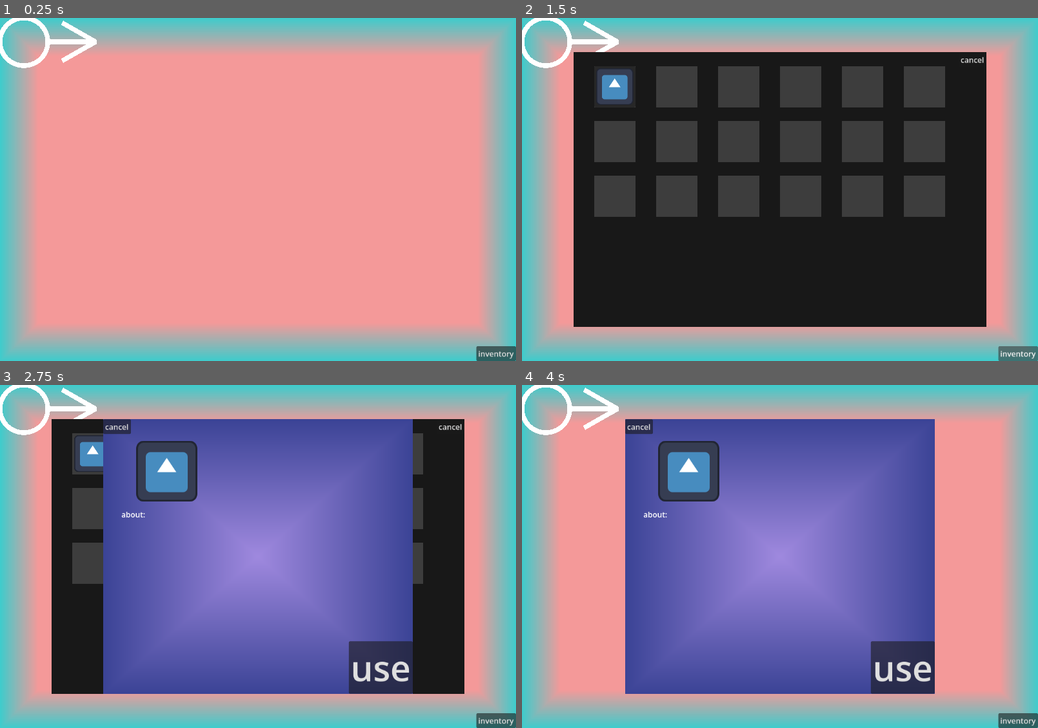
Above: before the commit, frames 1-4 (two rows, left to right).
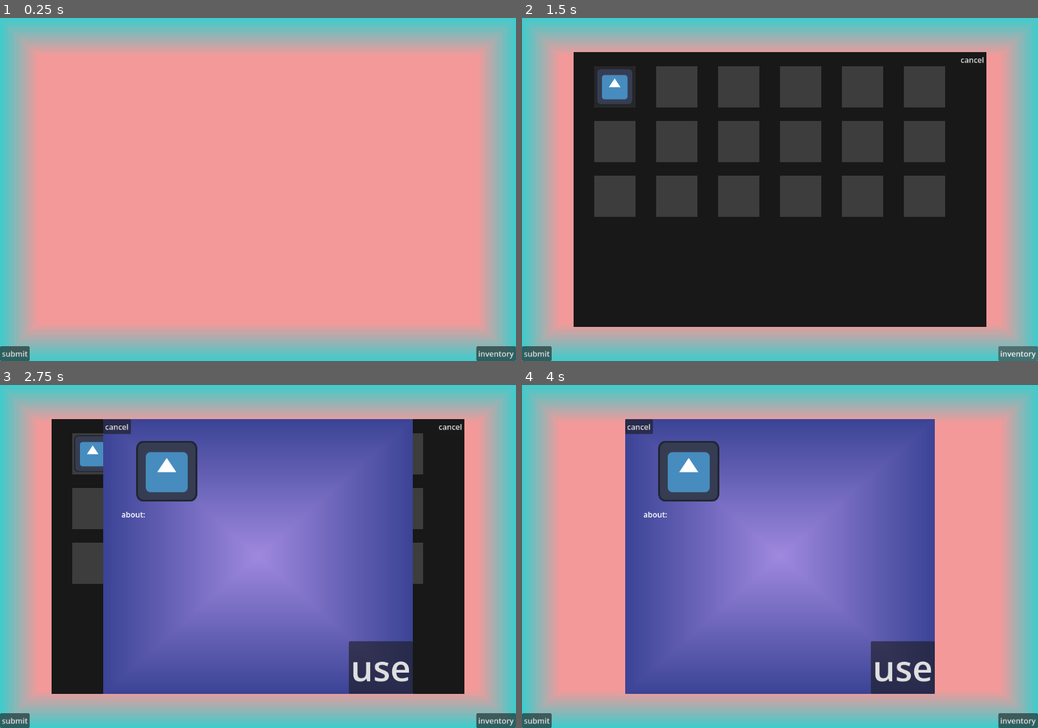
Above: after the commit, the same moments.

Repository: smkillerz777-star/Magia-Infinita
Game: Godot game, scene res://main_game.tscn
The game is run twice, just before and just after one commit, with the same random seed, the same clock (stepped at 60 frames per second) and the same inputs. The engine's default icon, where the game draws it, is replaced by a stand-in: a white triangle on a blue panel in a dark square.
Inputs (mouse positions are in pixels of both pictures, inside the frame that each line leads up to):
- Up to frame 1 (0.25 s): no input
- Up to frame 2 (1.5 s): click (537, 354) at 0.5 s, where only the run after the commit has a clickable "submit"; click "inventory" at 1.25 s
- Up to frame 3 (2.75 s): click (92, 453) at 2 s
- Up to frame 4 (4 s): click "use" at 2.75 s; click "cancel" at 3.5 s

The runs differ from the first frame. In frame 1, 0.9% of the frame differs, in the area x 0-19%, y 0-100%; in frame 2, 0.9%; in frame 3, 0.9%; in frame 4, 0.9%.
Error after the commit: Out of bounds get index '0' (on base: 'Array[Point]') (res://recognizer.gd:44)

Commit message:
fixed various errors in recogniszer class
added a button submit that uses the recognizer to recognize which sign is the drawn lines. Fixed various typos in recognizer and also various logical errors now it runs fine

Diff:
--- a/magia-infinita/main_game.gd
+++ b/magia-infinita/main_game.gd
@@ -2,37 +2,38 @@
 var i = 0
 var completed = 0
 var first = true
-func _ready() -> void:
-	draw_template(Symbols.direction_sign)
+#func _ready() -> void:
+	#draw_template(Symbols.direction_sign)
 func _process(_delta):
-	if(Input.is_action_just_pressed("draw")):
-		$lines.add_child(customLine2D.new())
-	elif(Input.is_action_pressed("draw")):
-		$lines.get_child(i).add_point((get_global_mouse_position()))
-		if(is_complete($lines.get_child(i)) and $lines.get_child(i).points.size()>50 and not is_dot($lines.get_child(i))):
-			$lines.get_child(i).category = get_category($lines.get_child(i))
-			create_new($lines.get_child(i))
+	if(get_global_mouse_position().y<670):
+		if(Input.is_action_just_pressed("draw")):
 			$lines.add_child(customLine2D.new())
-		elif($lines.get_child(i).points.size()>40 and line_size($lines.get_child(i))>30):
-			if($lines.get_child(i).category == "default"):
+		elif(Input.is_action_pressed("draw")):
+			$lines.get_child(i).add_point((get_global_mouse_position()))
+			if(is_complete($lines.get_child(i)) and $lines.get_child(i).points.size()>50 and not is_dot($lines.get_child(i))):
 				$lines.get_child(i).category = get_category($lines.get_child(i))
+				create_new($lines.get_child(i))
+				$lines.add_child(customLine2D.new())
+			elif($lines.get_child(i).points.size()>40 and line_size($lines.get_child(i))>30):
+				if($lines.get_child(i).category == "default"):
+					$lines.get_child(i).category = get_category($lines.get_child(i))
+				else:
+					if(get_category($lines.get_child(i))=="circle" and $lines.get_child(i).category=="partial circle"):
+						$lines.get_child(i).category="circle"
+					elif((get_category($lines.get_child(i)) != $lines.get_child(i).category)):
+						create_new($lines.get_child(i))
+						$lines.add_child(customLine2D.new())
+
+		elif(Input.is_action_just_released("draw")):
+			var line = $lines.get_child(i)
+			if($lines.get_child(i).points.size()<30):
+				$lines.get_child(i).queue_free()
+			elif(is_dot(line)):
+				line.category = "dot"
+				create_new(line)
 			else:
-				if(get_category($lines.get_child(i))=="circle" and $lines.get_child(i).category=="partial circle"):
-					$lines.get_child(i).category="circle"
-				elif((get_category($lines.get_child(i)) != $lines.get_child(i).category)):
-					create_new($lines.get_child(i))
-					$lines.add_child(customLine2D.new())
-
-	elif(Input.is_action_just_released("draw")):
-		var line = $lines.get_child(i)
-		if($lines.get_child(i).points.size()<30):
-			$lines.get_child(i).queue_free()
-		elif(is_dot(line)):
-			line.category = "dot"
-			create_new(line)
-		else:
-			line.category = get_category(line)
-			create_new(line)
+				line.category = get_category(line)
+				create_new(line)
 
 func is_complete(line):
 	if(line.points[0].distance_to(line.points[line.points.size()-1])<5):
@@ -283,3 +284,17 @@
 	new_line = translate_to(new_line)
 	$lines.add_child(new_line)
 	i+=1
+
+
+func _on_submit_pressed() -> void:
+	var points : Array[Point] = []
+	print($lines.get_child_count())
+	for k in range(0,$lines.get_child_count()):
+		if($lines.get_child(k).is_queued_for_deletion()):
+			continue
+		else:
+			print($lines.get_child(k).name)
+			for point in $lines.get_child(k).points:
+				points.append(Point.new(point.x,point.y,k))
+	var templates = [Symbols.direction_sign]
+	print(Recognizer.p_recognizer(points,templates))
--- a/magia-infinita/main_game.tscn
+++ b/magia-infinita/main_game.tscn
@@ -56,4 +56,15 @@
 [node name="3d_world" parent="." unique_id=1737870311 instance=ExtResource("2_yx7mw")]
 visible = false
 
+[node name="submit" type="Button" parent="." unique_id=990304887]
+layout_mode = 1
+anchors_preset = 2
+anchor_top = 1.0
+anchor_bottom = 1.0
+offset_top = -31.0
+offset_right = 62.0
+grow_vertical = 0
+text = "submit"
+
 [connection signal="pressed" from="inventory" to="." method="_on_inventory_pressed"]
+[connection signal="pressed" from="submit" to="." method="_on_submit_pressed"]
--- a/magia-infinita/recognizer.gd
+++ b/magia-infinita/recognizer.gd
@@ -1,88 +1,73 @@
 extends Node
-func translate_to_origin(points : customLine2D):
-	var temp = []
-	temp.resize(points.size())
-	var k = 0
-	var centroid = Vector2(0,0)
-	for point in points:
+class_name Recognizer
+static func translate_to_origin(points : Array[Point]):
+	var temp : Array[Point] = points.duplicate()
+	var centroid : Vector2 = Vector2(0,0)
+	for point in temp:
 		centroid.x += point.x
 		centroid.y += point.y
-		temp[k] = Point.new(point.x,point.y,point.stroke_id)
-		k+=1
 	centroid /= points.size()
 	for point in temp:
 		point.x -= centroid.x
 		point.y -= centroid.y
 	return temp
 
-func scale(points):
-	var temp = []
-	temp.resize(points.size())
-	var max_x = -INF
-	var max_y = -INF
-	var min_x = INF
-	var min_y = INF
-	var k = 0
-	for point in points:
+static func scale(points : Array[Point]):
+	var temp : Array[Point] = points.duplicate()
+	print(temp.size(),"hi")
+	var max_x : float = -INF
+	var max_y : float = -INF
+	var min_x : float= INF
+	var min_y : float= INF
+	for point in temp:
 		max_x = max(max_x,point.x)
 		max_y = max(max_y,point.y)
 		min_x = min(min_x,point.x)
 		min_y = min(min_y,point.y)
-		temp[k] = Point.new(point.x,point.y,point.stroke_id)
-		k+=1
-	var scale_factor = max(max_x-min_x,max_y-min_y)
-	var corner = Vector2(min_x,min_y)
-	k=0
+	var scale_factor : float= max(max_x-min_x,max_y-min_y)
 	for point in temp:
-		point.x = (point.x-corner.x)/scale_factor
-		point.y = (point.y-corner.y)/scale_factor
+		point.x = (point.x-min_x)/scale_factor
+		point.y = (point.y-min_y)/scale_factor
 	return temp
 
-func path_length(points):
+static func path_length(points : Array[Point]):
 	var d = 0.0
 	for i in range(1,points.size()):
 		if(points[i-1].stroke_id==points[i].stroke_id):
 			d += points[i-1].distance_to(points[i])
 	return d
 
-func resample(points,n):
+static func resample(points : Array[Point],n):
 	var interval = path_length(points)/(n-1)
 	var dis = 0.0
-	var temp = []
-	var k = 0
-	temp.resize(points.size())
-	for point in points:
-		temp[k] = point
-		k+=1
-	var new_points : Array[Point] = []
-	new_points.resize(n)
-	k = 0
+	var temp : Array[Point] = points.duplicate()
+	var new_points : Array[Point] = [temp[0]]
 	var i = 1
 	while i < temp.size():
-		if(temp[i-1].stroke_id==temp[i]):
+		if(temp[i-1].stroke_id==temp[i].stroke_id):
 			var d = temp[i-1].distance_to(temp[i])
-			if((dis+d)>interval):
-				var qx = temp[i-1].x + ((interval-dis)/d)*(temp[i].x-temp[i-1].x)
-				var qy = temp[i-1].y + ((interval-dis)/d)*(temp[i].y-temp[i-1].y)
-				var q = Point.new(qx,qy,0)
-				new_points[k] = q
+			if(d==0.0):
+				pass
+			elif((dis+d)>=interval):
+				var t = (interval-dis)/d
+				var q = Point.new(lerp(temp[i-1].x, temp[i].x, t),lerp(temp[i-1].y, temp[i].y, t),temp[i].stroke_id)
+				new_points.append(q)
 				temp.insert(i, q)
-				k+=1
-				dis = dis + d - interval
+				dis = 0.0
 			else:
 				dis += d
-				i+=1
-		else:
-			i+=1
+		i+=1
+	new_points.resize(n)
+	new_points[n-1] = points[points.size()-1]
 	return new_points
 
-func normalize(points,n):
-	var resampled_points = resample(points, n)
+static func normalize(points : Array[Point],n):
+	var resampled_points : Array[Point] = resample(points, n)
 	resampled_points = scale(resampled_points)
 	resampled_points = translate_to_origin(resampled_points)
 	return resampled_points
 
-func cloud_distance(points,template,n,start):
+static func cloud_distance(points : Array[Point],template : Array[Point],n,start):
 	var matched : Array[bool] = []
 	matched.resize(n)
 	var sum = 0.0
@@ -104,7 +89,7 @@
 			break
 	return sum
 
-func greedy_cloud_match(points,template,n):
+static func greedy_cloud_match(points : Array[Point],template : Array[Point],n):
 	var epsilon = 0.5
 	var step = max(1,int(pow(n,1-epsilon)))
 	var minimum = INF
@@ -116,7 +101,7 @@
 		i += step
 	return minimum
 
-func p_recognizer(points,templates):
+static func p_recognizer(points : Array[Point],templates):
 	var n = 32
 	var normalized_points = normalize(points,n)
 	var score = INF
